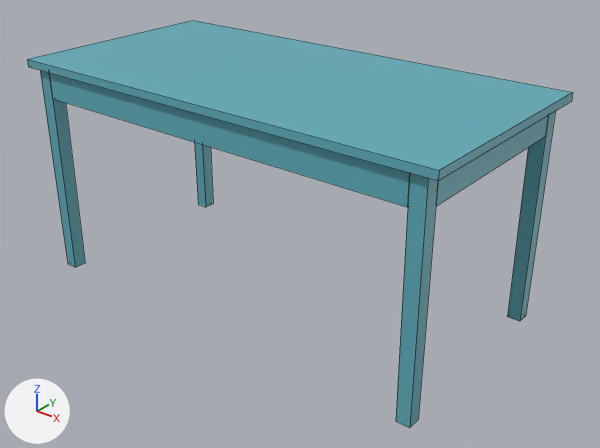
A saved change to the Blender file project/res/models/bench.blend.
One viewpoint serves both versions: a 50 mm camera at (1.668, -1.995, 1.517) aimed at (0.077, -0.006, 0.284). The lights are fixed; the arrows at lower left show +X, +Y and +Z. Mesh edges are drawn as thin lines.

Objects in the first picture: 'counter-top', 'legs', 'stretchers'.
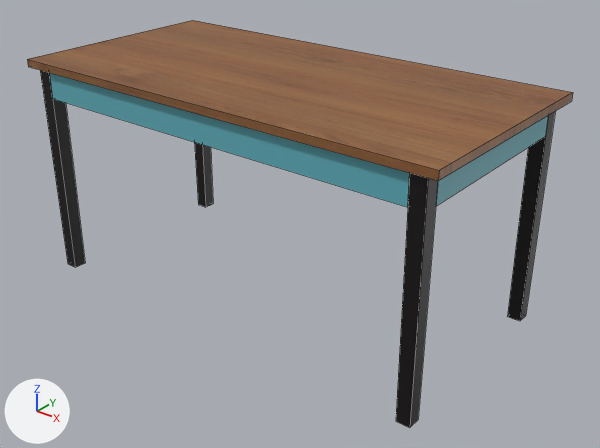
Pixel boxes (x1, y1, x2, y2) of what changed, in the pictures (600 x 448 px; the box of a moved part takes in the faces that stretch with it):
'counter-top', recoloured (cyan to brown): (27, 20, 573, 181) in both
part 1 of me_plane_003, moved or reshaped: (40, 70, 213, 268) in both
part 2 of me_plane_003, moved or reshaped: (396, 111, 555, 428) in both

The change, as a list of edits to the scene's bpy script:
```text
Add img_black_png:
    img_black_png = load_image('black.png', '../../../Project/res/images/black.png', 900, 600, 'sRGB')
Add img_desk_texture_jpg:
    img_desk_texture_jpg = load_image('desk-texture.jpg', '../../../Project/res/models/desk-texture.jpg', 1600, 1600, 'sRGB')
Add mat_black:
    mat_black = principled_material('black')
    mat_black.texture = img_black_png
Add mat_tabletop:
    mat_tabletop = principled_material('tabletop')
    mat_tabletop.texture = img_desk_texture_jpg
Change me_plane_001:
    where me_plane_001.from_pydata(...)  # 8 vertices, 6 faces; spans x -0.8..0.8, y -0.39..0.39, z 0.76..0.79
    remove me_plane_001.materials.append(mat_bench)
    add me_plane_001.materials.append(mat_tabletop)  # picture img_desk_texture_jpg
Change me_plane_003:
    where me_plane_003.from_pydata(...)  # 68 vertices, 46 faces; spans x -0.76..0.76, y -0.76..0.76, z -0.76..0.0
    used by ob_legs; location = (0.0, 0.0, 0.762); scale = (1.0, 0.491, 1.0)
    remove me_plane_003.materials.append(mat_bench)
    me_plane_003 part 1
    20 faces are deleted
    20 new faces join them
    me_plane_003 part 2
    22 faces are deleted
    22 new faces join them
    add me_plane_003.materials.append(mat_black)  # picture img_black_png
```
